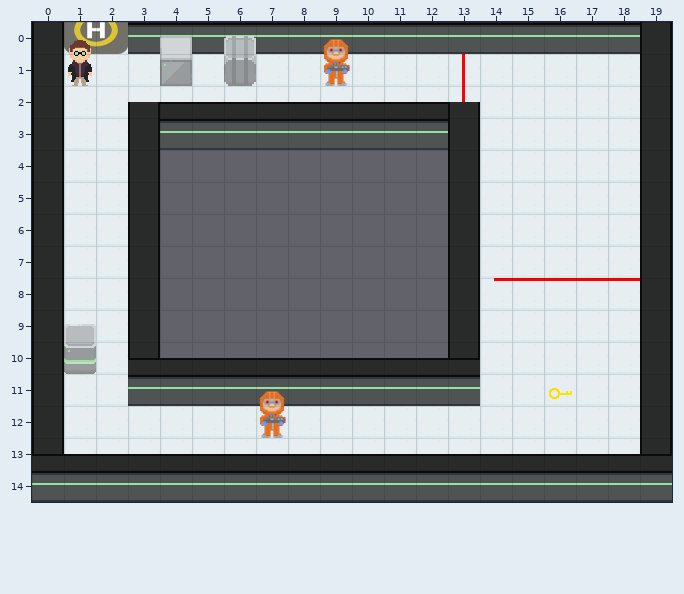
One commit to this Tiled map: Undetected/core/assets/levels/testlevel2.tmx. Above is the file before it was changed.
Cells are 32x32 px. Shown: x 0..19, y 0..14.
The result:
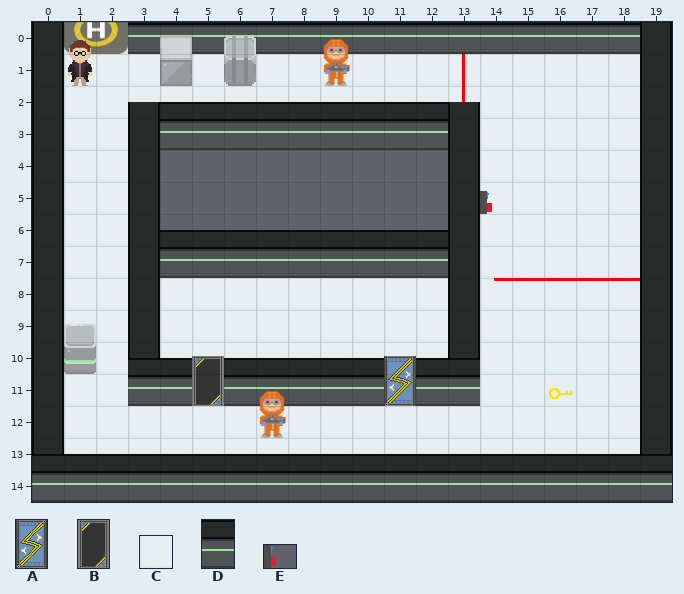
Key: from "DoorClosed": A 0; from "DoorOpen": B 0; from "FloorTile": C 0; from "HorizontalWall": D 0; from "Switch": E 0.
_ is an empty cell.
Objects are placed by their top-left corner, in cells (3,4 is the top-left corner of cell 3,4); size is 1x1 cell unless given.
From old to new:
Layer "Tile Layer 1":
y 8..10: x 4..12 _________ -> CCCCCCCCC
Layer "Object Layer 1":
added: E "switch" at 14,5.3 size 1x0.7
added: D "horizontal" at 4,6.5 size 9x1.5
added: A "closeddoor" at 11,10.4 size 1x1.6
added: B "dooropen" at 5,10.4 size 1x1.6
Boxes around the changes in both pictures, in picture pixels (x1, y1, x2, y2):
added: (480, 191, 492, 214)
added: (160, 230, 448, 406)
